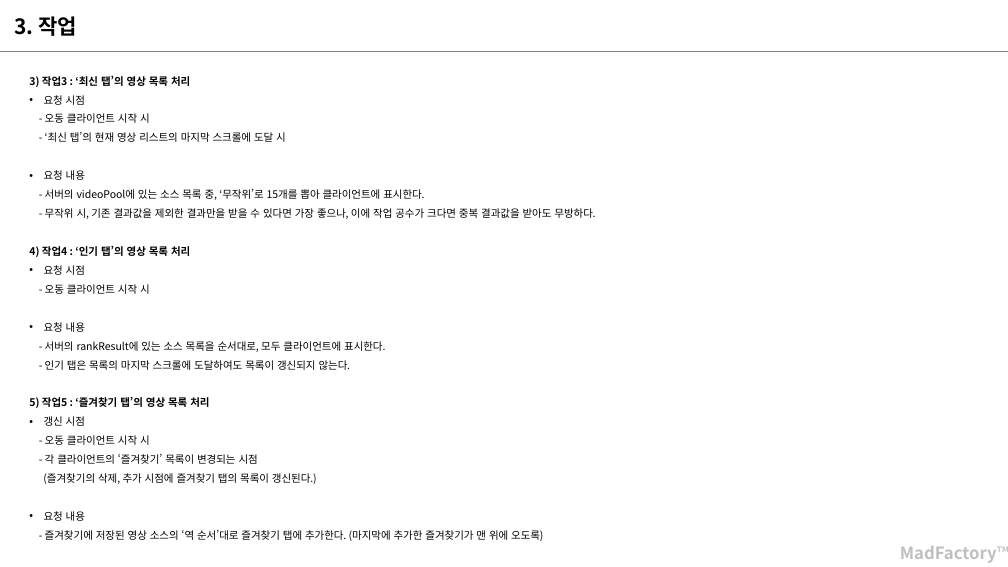
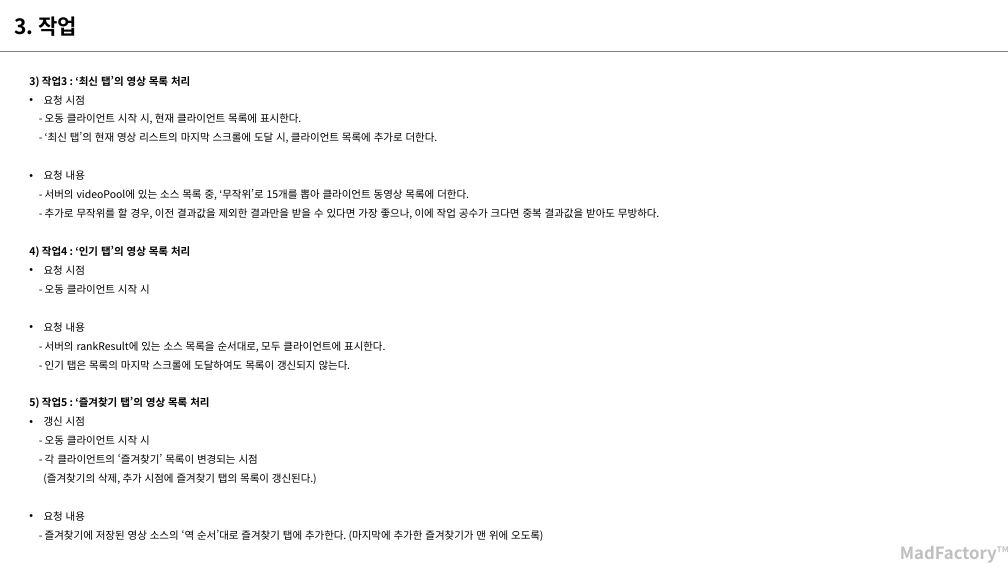
Before and after one commit to nnnyyy/MadYoutubeFilter, a slide deck: slide 7 of Doc/오늘의동영상v2.0.pptx. Drawn at 1008x567 pixels with LibreOffice and Linux fonts; fonts in the diff are those of the drawing. Boxes give left, top, right and bottom in pixels: in the first picture for what was removed or moved away, otherwise in the second. Text is boxed around its words. In the diff, an @@ line names an element or a change of style, - is before the commit and + after.

```diff
--- a/Doc/오늘의동영상v2.0.pptx
+++ b/Doc/오늘의동영상v2.0.pptx
@@ text at bbox=[45, 113, 438, 143]: text changed @@
-- 오동 클라이언트 시작 시
-- ‘최신 탭’의 현재 영상 리스트의 마지막 스크롤에 도달 시
+- 오동 클라이언트 시작 시, 현재 클라이언트 목록에 표시한다.
+- ‘최신 탭’의 현재 영상 리스트의 마지막 스크롤에 도달 시, 클라이언트 목록에 추가로 더한다.
@@ text at bbox=[45, 189, 659, 219]: text changed @@
-- 서버의 videoPool에 있는 소스 목록 중, ‘무작위’로 15개를 뽑아 클라이언트에 표시한다.
-- 무작위 시, 기존 결과값을 제외한 결과만을 받을 수 있다면 가장 좋으나, 이에 작업 공수가 크다면 중복 결과값을 받아도 무방하다.
+- 서버의 videoPool에 있는 소스 목록 중, ‘무작위’로 15개를 뽑아 클라이언트 동영상 목록에 더한다.
+- 추가로 무작위를 할 경우, 이전 결과값을 제외한 결과만을 받을 수 있다면 가장 좋으나, 이에 작업 공수가 크다면 중복 결과값을 받아도 무방하다.
```
Also in this commit, not shown: 3 other slides changed.
